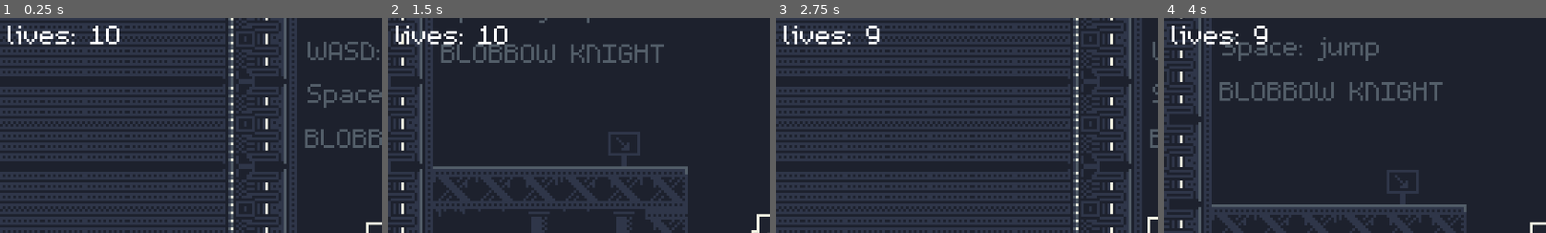
Above: before the commit, frames 1-4 (left to right).
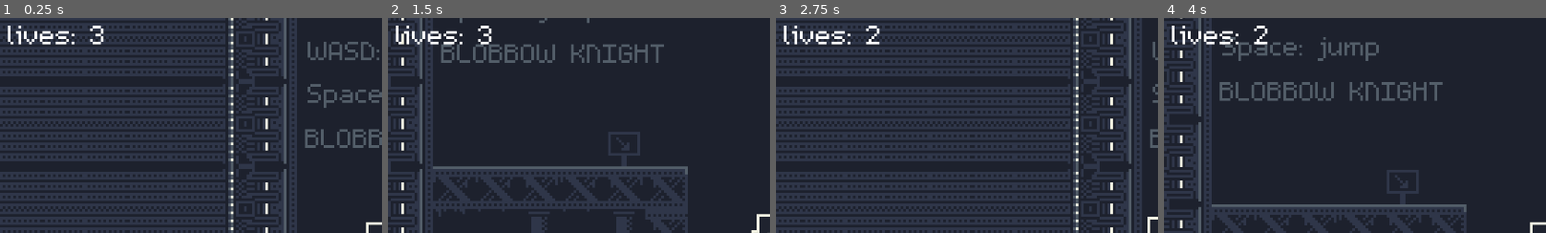
Above: after the commit, the same moments.

Repository: ArcaEge/daydream-game
Game: Godot game, scene res://level1.tscn
Same seed, same stepped clock (60 frames per second), same inputs: the game is played once before the commit and once after it.
Inputs:
- Up to frame 1 (0.25 s): no input
- Up to frame 2 (1.5 s): hold D (Right) from 0.53 s (still down); tap Space (Jump) at 0.77 s
- Up to frame 3 (2.75 s): tap Space (Jump) at 1.52 s; release D (Right) at 2.03 s; hold A (Left) from 2.03 s (still down)
- Up to frame 4 (4 s): release A (Left) at 2.78 s; hold D (Right) from 2.78 s (still down); tap Space (Jump) at 3.02, 3.77 s
The pictures show only the part of the screen within x 0-50%, y 1-51%; the shares and areas given below are measured in that part.

The runs differ from the first frame. In frame 1, 0.3% of the frame differs, in the area x 23-32%, y 3-13%; in frame 2, 0.3%; in frame 3, 0.1%; in frame 4, 0.1%.

Commit message:
Changed lives of all levels to better be adapted for their difficulty

Diff:
--- a/level_1.gd
+++ b/level_1.gd
@@ -1,6 +1,6 @@
 extends Node2D
 
-var lives = 10
+var lives = 3
 var current_level = preload("res://level1.tscn")
 var next_level = preload("res://level2.tscn")
 
--- a/level_2.gd
+++ b/level_2.gd
@@ -1,6 +1,6 @@
 extends Node2D
 
-var lives = 10
+var lives = 3
 var current_level = preload("res://level2.tscn")
 var next_level = preload("res://level3.tscn")
 
--- a/level_3.gd
+++ b/level_3.gd
@@ -1,6 +1,6 @@
 extends Node2D
 
-var lives = 10
+var lives = 15
 var current_level = preload("res://level3.tscn")
 var next_level = preload("res://level4.tscn")
 
--- a/level_4.gd
+++ b/level_4.gd
@@ -1,6 +1,6 @@
 extends Node2D
 
-var lives = 10
+var lives = 5
 var current_level = preload("res://level4.tscn")
 var next_level = preload("res://level4.tscn")
 
Not shown: 1 places in level4.tscn that only renumber resources
